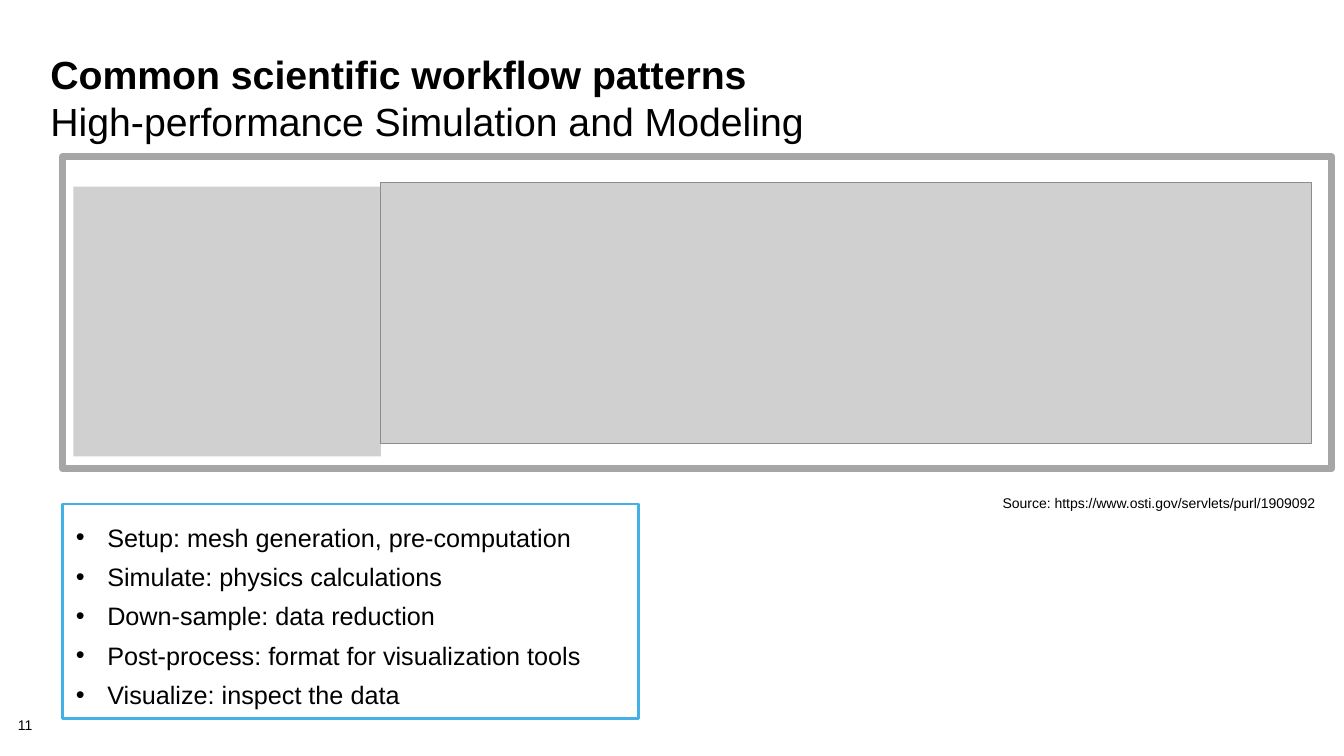
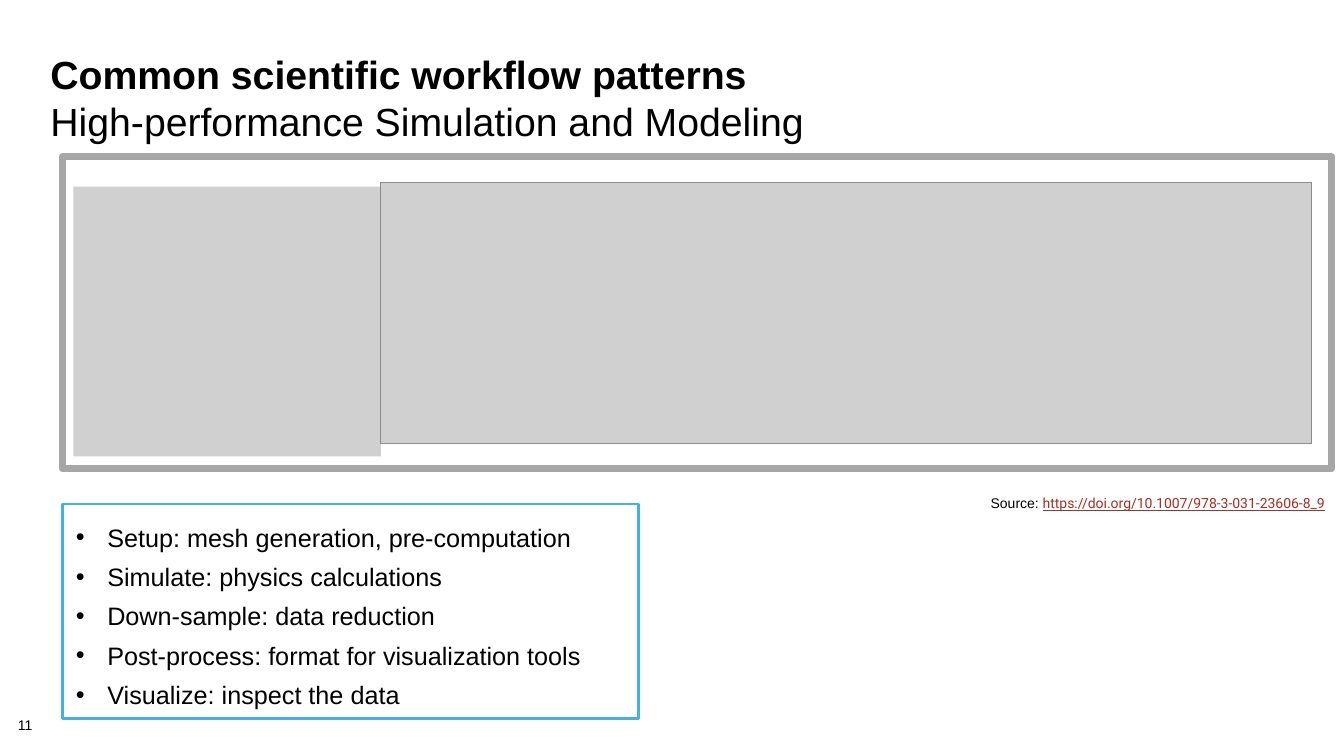
Before and after one commit to bssw-tutorial/presentations, a slide deck: slide 11 of rep-workflows.pptx. Drawn at 1344x756 pixels with LibreOffice and Linux fonts; fonts in the diff are those of the drawing; grey boxes stand for pictures; background and template pictures are left out. Boxes give left, top, right and bottom in pixels: in the first picture for what was removed or moved away, otherwise in the second. Text is boxed around its words. In the diff, an @@ line names an element or a change of style, - is before the commit and + after.

Commit message:
Final QA checks on rep-workflows

```diff
--- a/rep-workflows.pptx
+++ b/rep-workflows.pptx
@@ text at bbox=[991, 497, 1325, 511]: text changed; font Arial to Roboto; text colour #000000 to #A03123 @@
-Source: https://www.osti.gov/servlets/purl/1909092
+Source: https://doi.org/10.1007/978-3-031-23606-8_9
```
Also in this commit, not shown: 1 other slide changed.
